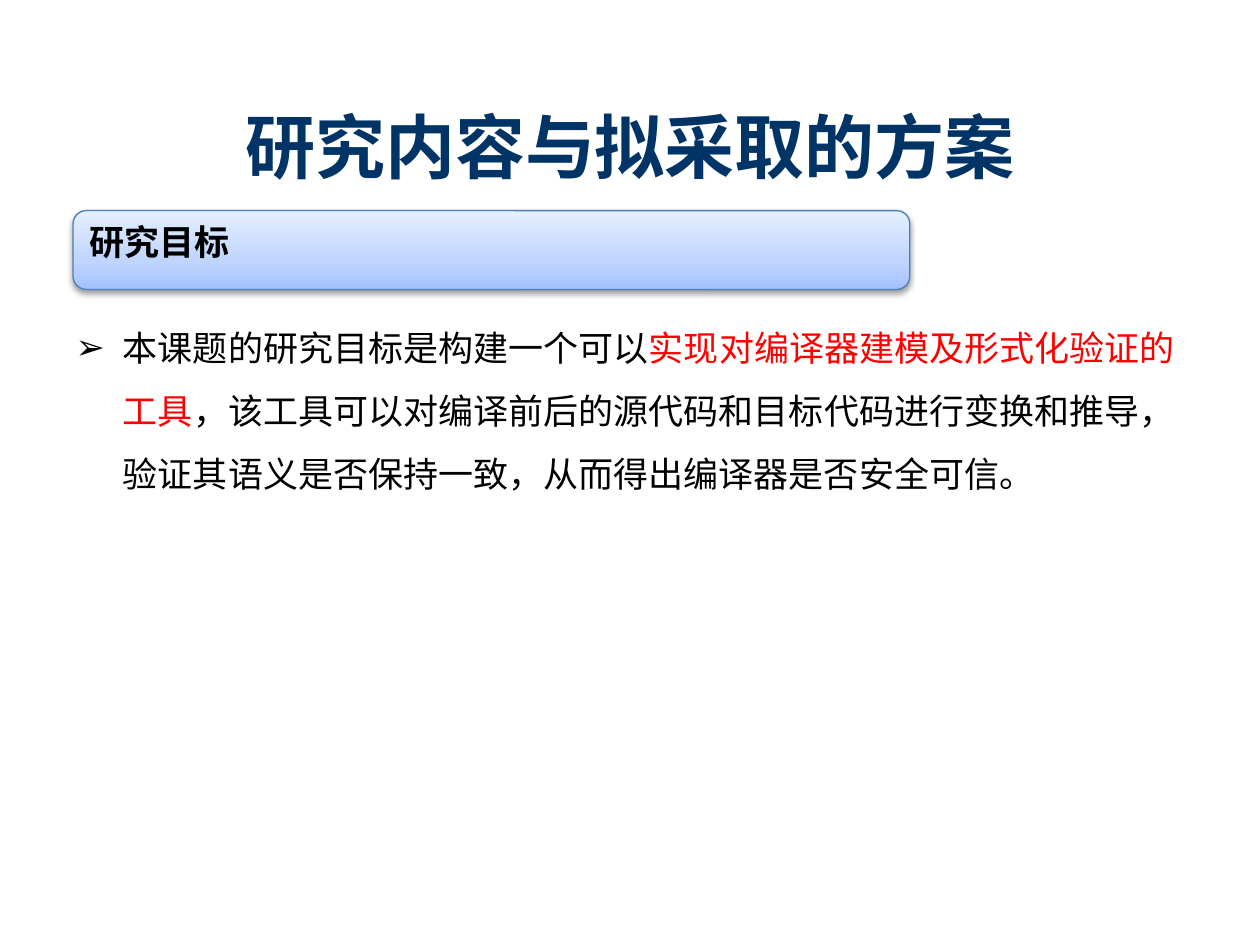
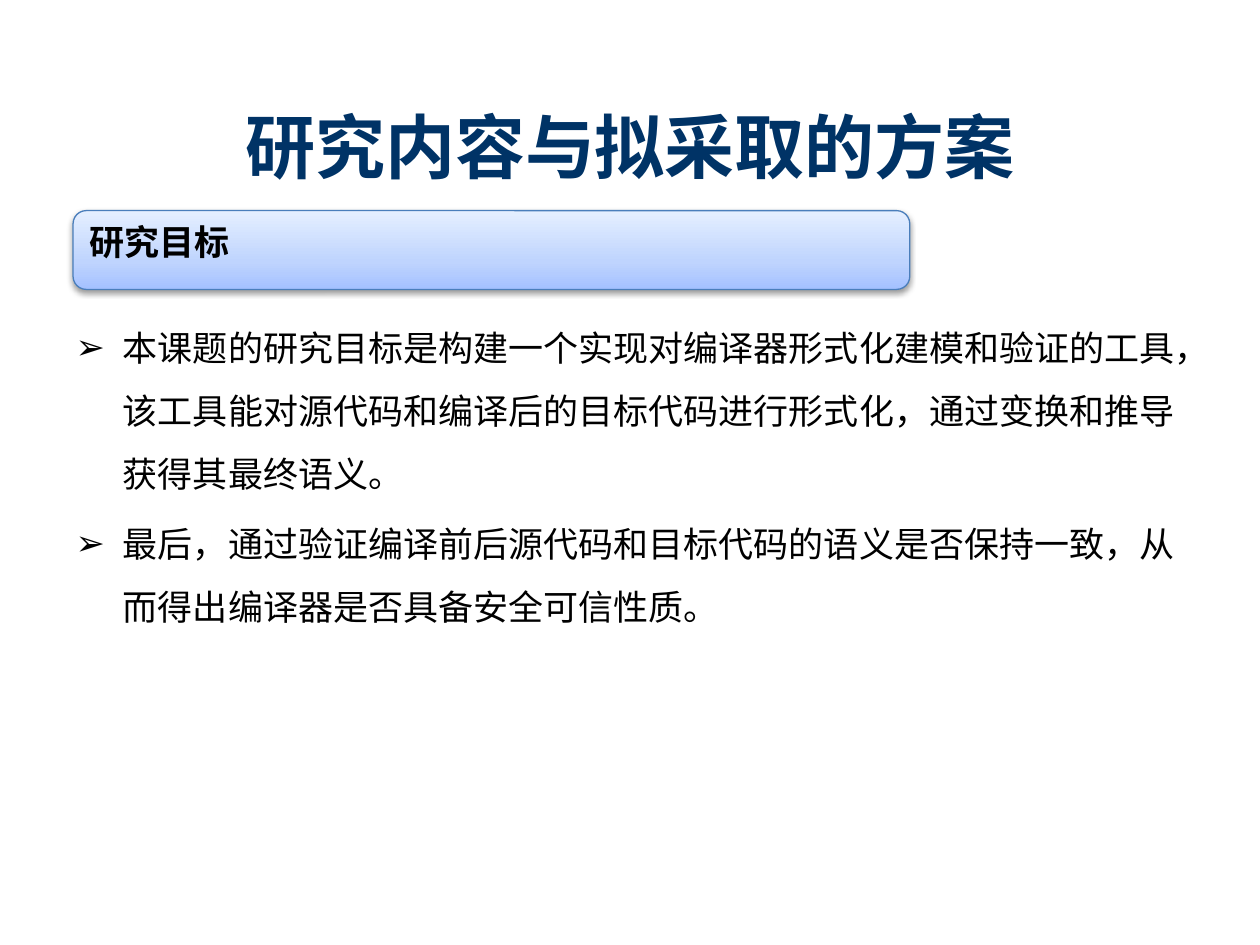
Before and after one commit to destiny1991/--2014--destiny, a slide deck: slide 15 of 开题/SY1406108_陈志伟_开题ppt.pptx. Drawn at 1260x945 pixels with LibreOffice and Linux fonts; fonts in the diff are those of the drawing; background and template pictures are left out. Boxes give left, top, right and bottom in pixels: in the first picture for what was removed or moved away, otherwise in the second. Text is boxed around its words. In the diff, an @@ line names an element or a change of style, - is before the commit and + after.

```diff
--- a/开题/SY1406108_陈志伟_开题ppt.pptx
+++ b/开题/SY1406108_陈志伟_开题ppt.pptx
@@ text at (123,331,1210,623): text changed @@
-➢ 本课题的研究目标是构建一个可以实现对编译器建模及形式化验证的工具，该工具可以对编译前后的源代码和目标代码进行变换和推导，验证其语义是否保持一致，从而得出编译器是否安全可信。
+➢ 本课题的研究目标是构建一个实现对编译器形式化建模和验证的工具，该工具能对源代码和编译后的目标代码进行形式化，通过变换和推导获得其最终语义。
+➢ 最后，通过验证编译前后源代码和目标代码的语义是否保持一致，从而得出编译器是否具备安全可信性质。
```
Also in this commit, not shown: 1 other slide changed, 1 other file.
